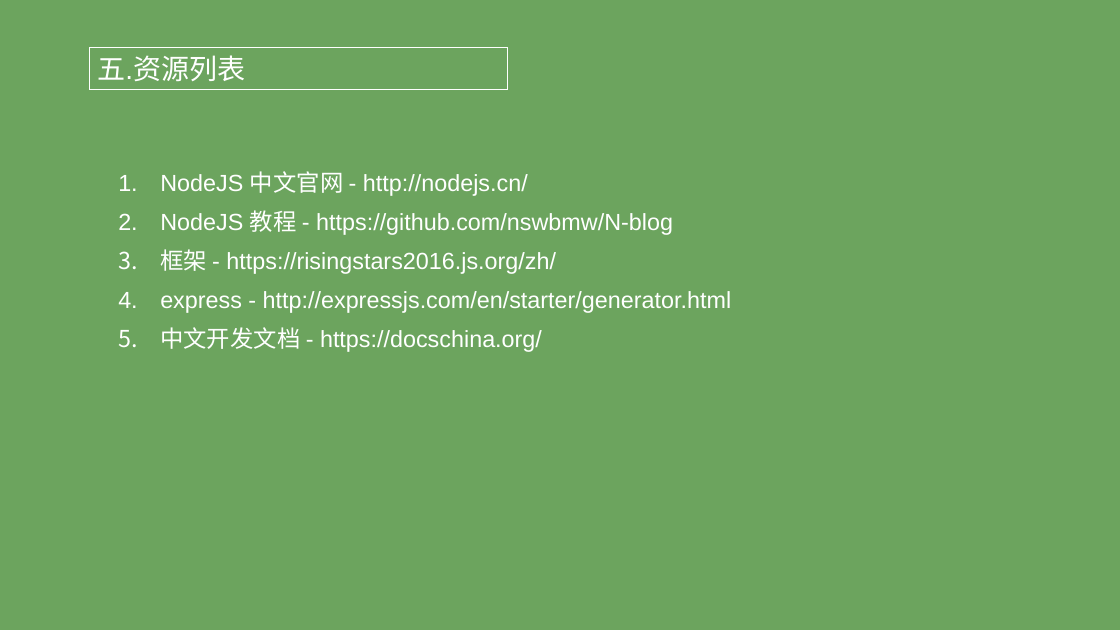
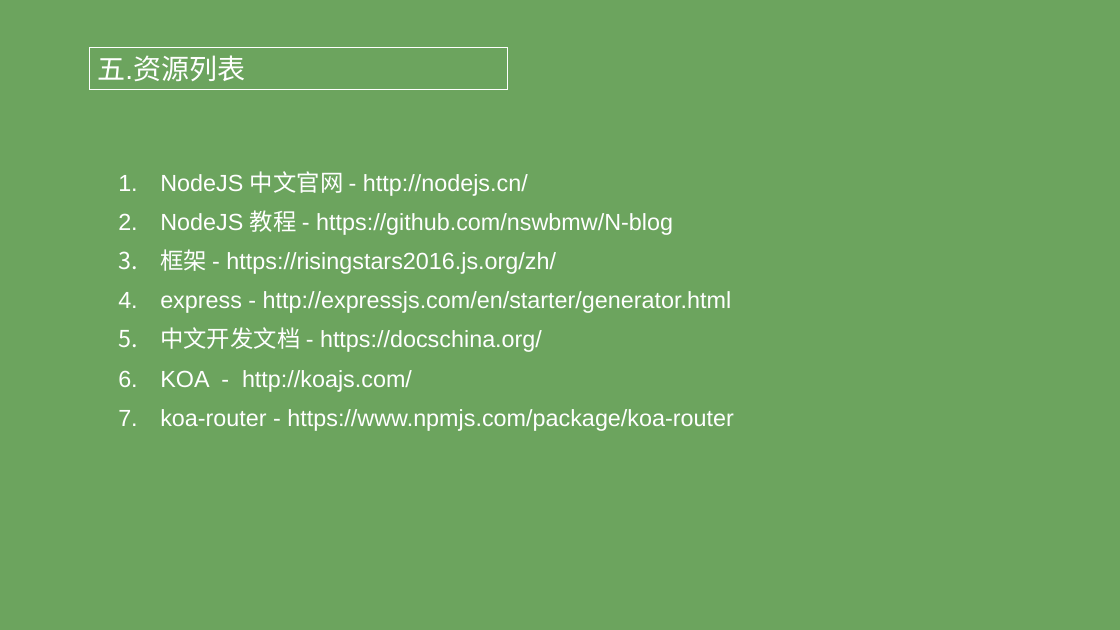
Before and after one commit to XiaoMuCOOL/share, a slide deck: slide 17 of 分享会/1.NodeJS分享/NodeJS之Koa分享.pptx (slide 16 before the commit). Drawn at 1120x630 pixels with LibreOffice and Linux fonts; fonts in the diff are those of the drawing. Boxes give left, top, right and bottom in pixels: in the first picture for what was removed or moved away, otherwise in the second. Text is boxed around its words. In the diff, an @@ line names an element or a change of style, - is before the commit and + after.

```diff
--- a/分享会/1.NodeJS分享/NodeJS之Koa分享.pptx
+++ b/分享会/1.NodeJS分享/NodeJS之Koa分享.pptx
@@ text at (160, 370, 733, 431): paragraphs added @@
+6. KOA - http://koajs.com/
+7. koa-router - https://www.npmjs.com/package/koa-router
```
Also in this commit, not shown: 2 other slides changed, 1 slide added, 23 other files.
